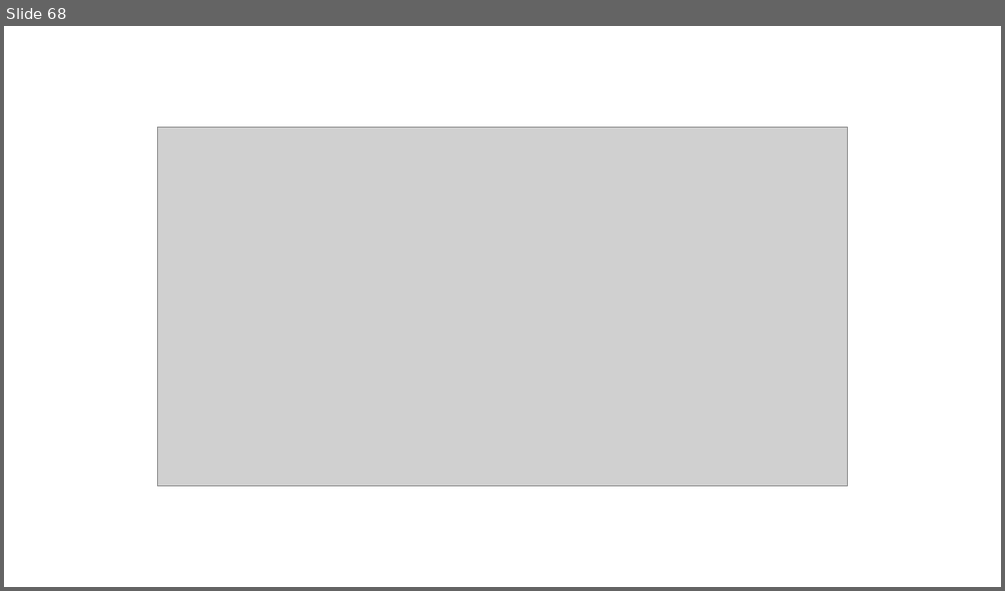
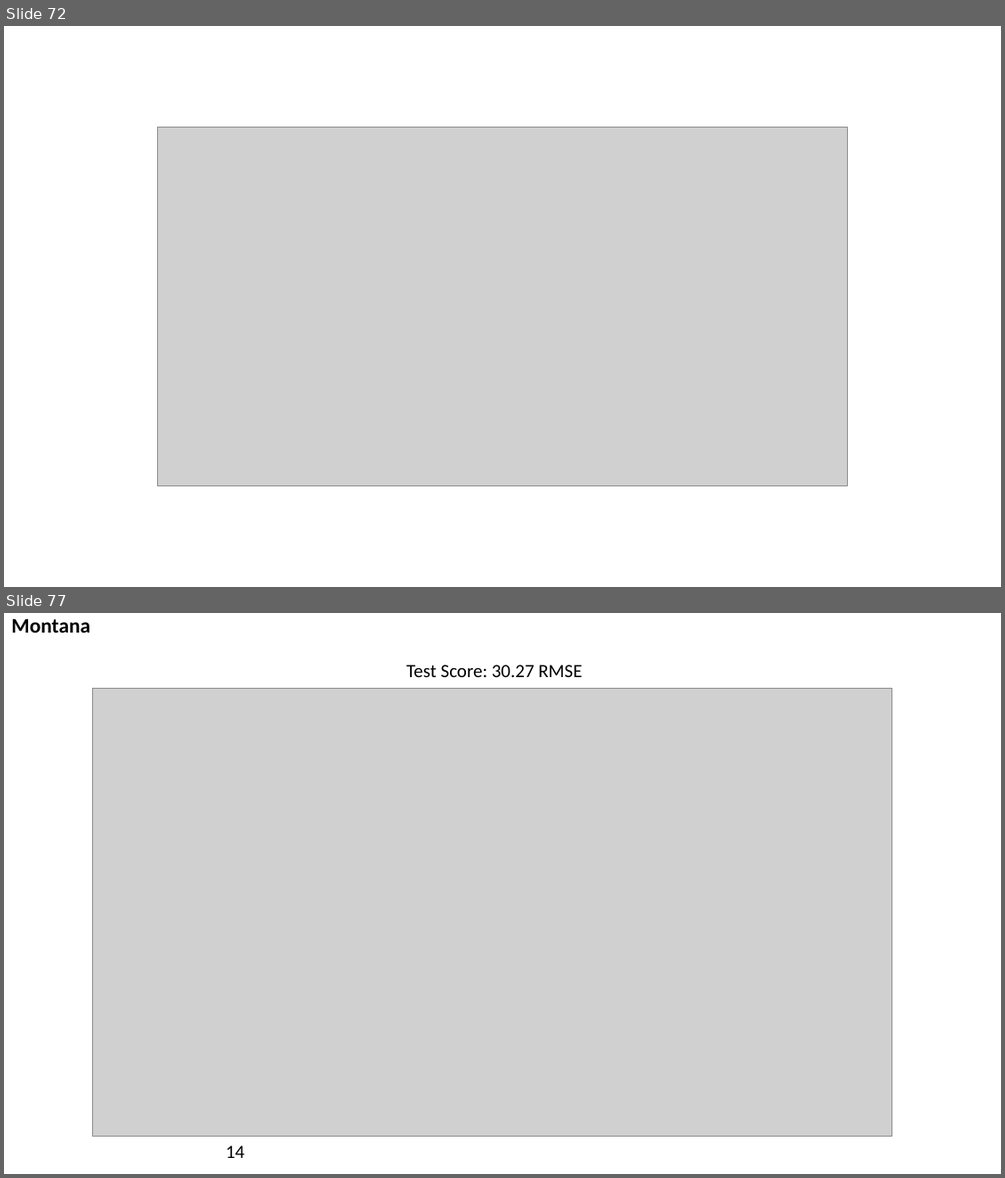
Before and after one commit to pcyoung75/GlobalForecasting, a slide deck: doc/Paper Images.pptx. Shown one above the other, each under a label of ours: slide 68 before the commit, slides 72 and 77 after it; the slides between them are not shown. The pictures are 1005x591 and 1005x1178 pixels, drawn with LibreOffice and Linux fonts; fonts in the diff are those of the drawing; grey boxes stand for pictures. Boxes give left, top, right and bottom in pixels: in the first picture for what was removed or moved away, otherwise in the second. Text is boxed around its words. In the diff, an @@ line names an element or a change of style, - is before the commit and + after.

```diff
--- a/doc/Paper Images.pptx
+++ b/doc/Paper Images.pptx
@@ slide 77 added at bbox=[4, 613, 1001, 1174], background #FFFFFF @@
@@ title added at bbox=[11, 619, 90, 633], 20 pt, text #000000, bold @@
+Montana
@@ text added at bbox=[406, 665, 582, 677], 18 pt, text #000000 @@
+Test Score: 30.27 RMSE
@@ picture added at bbox=[92, 688, 892, 1135] @@
@@ text added at bbox=[226, 1145, 244, 1158], 18 pt, text #000000 @@
+14
@@ what was slide 68 is now slide 72 @@
```
Also in this commit, not shown: 4 slides changed, 19 other slides added, 12 slides removed, 44 other files.
